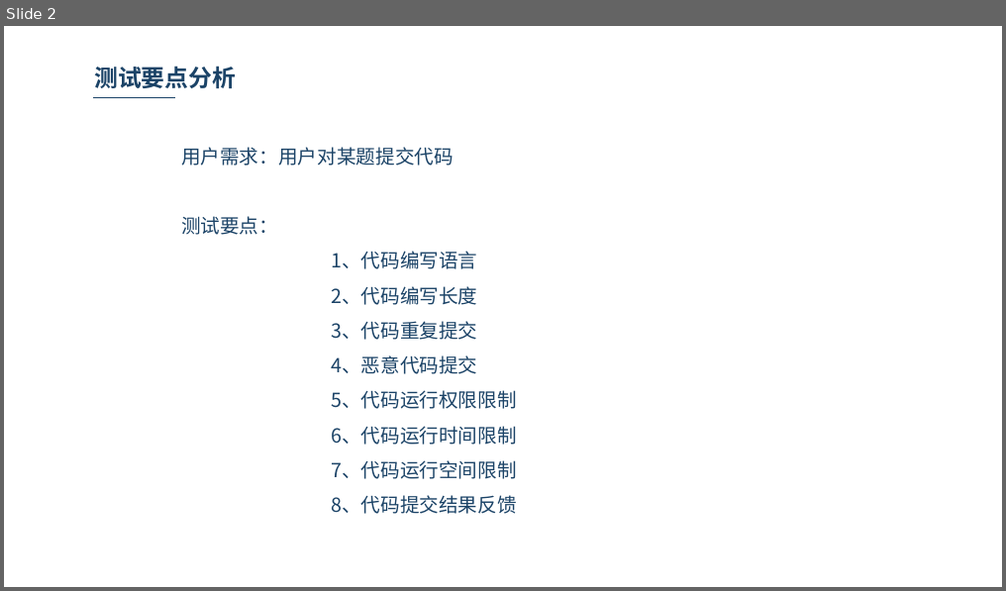
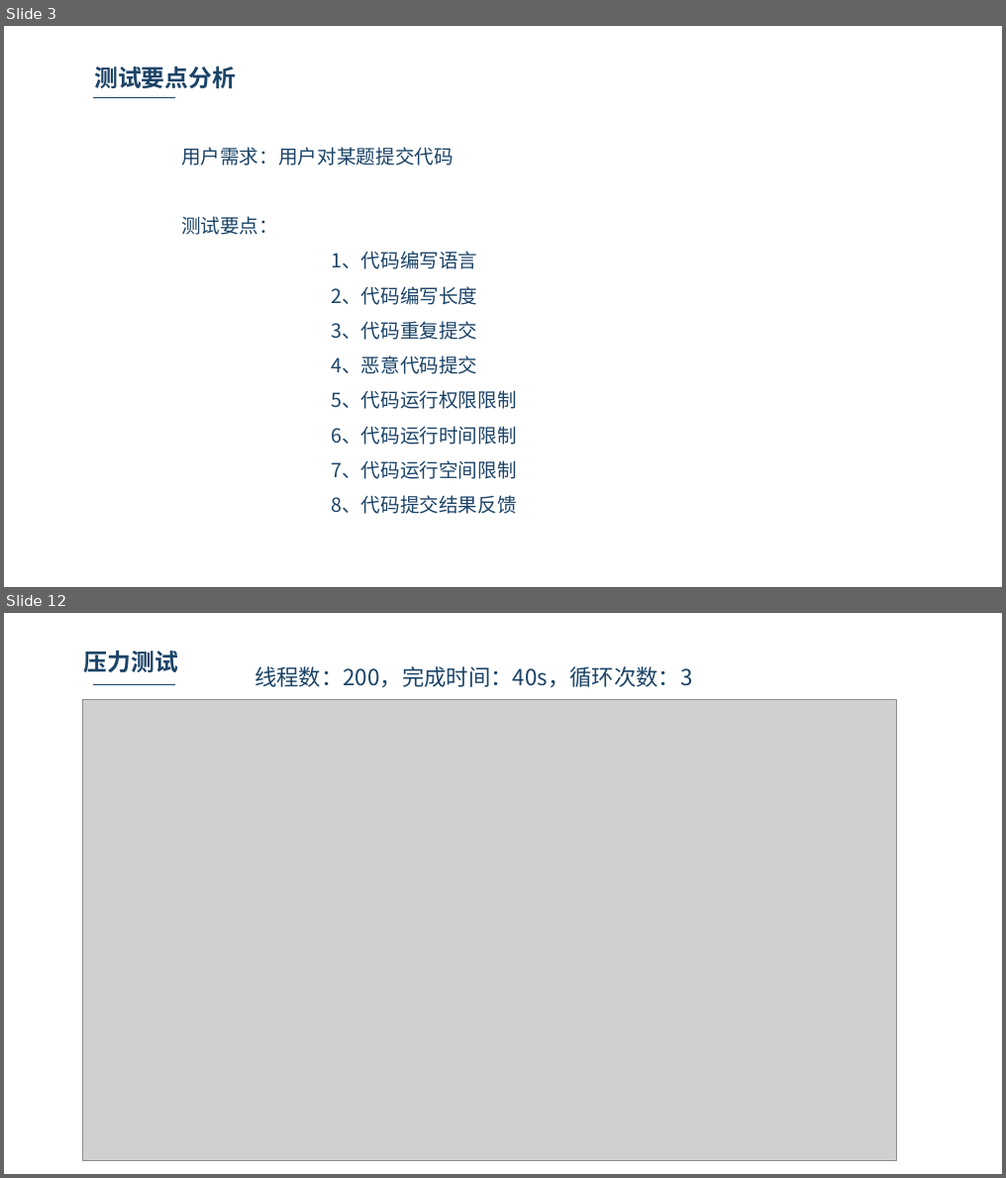
Before and after one commit to WatermelonOj/WORD-PPT, a slide deck: PPT/软件测试.pptx. Shown one above the other, each under a label of ours: slide 2 before the commit, slides 3 and 12 after it; the slides between them are not shown. The pictures are 1006x591 and 1006x1178 pixels, drawn with LibreOffice and Linux fonts; fonts in the diff are those of the drawing; grey boxes stand for pictures; background and template pictures are left out. Boxes give left, top, right and bottom in pixels: in the first picture for what was removed or moved away, otherwise in the second. Text is boxed around its words. In the diff, an @@ line names an element or a change of style, - is before the commit and + after.

```diff
--- a/PPT/软件测试.pptx
+++ b/PPT/软件测试.pptx
@@ slide 12 added at [4,613,1002,1174], background picture (left out) @@
@@ text added at [84,650,178,672], 17 pt, text #1B4367, bold @@
+压力测试
@@ text added at [254,666,692,687], 16 pt, text #1B4367 @@
+线程数：200，完成时间：40s，循环次数：3
@@ picture added at [83,700,897,1160] @@
@@ line added from (93, 685) to (175, 685), #1B4367 0.75 pt @@
@@ what was slide 2 is now slide 3 @@
```
Also in this commit, not shown: 5 slides changed, 4 other slides added.
